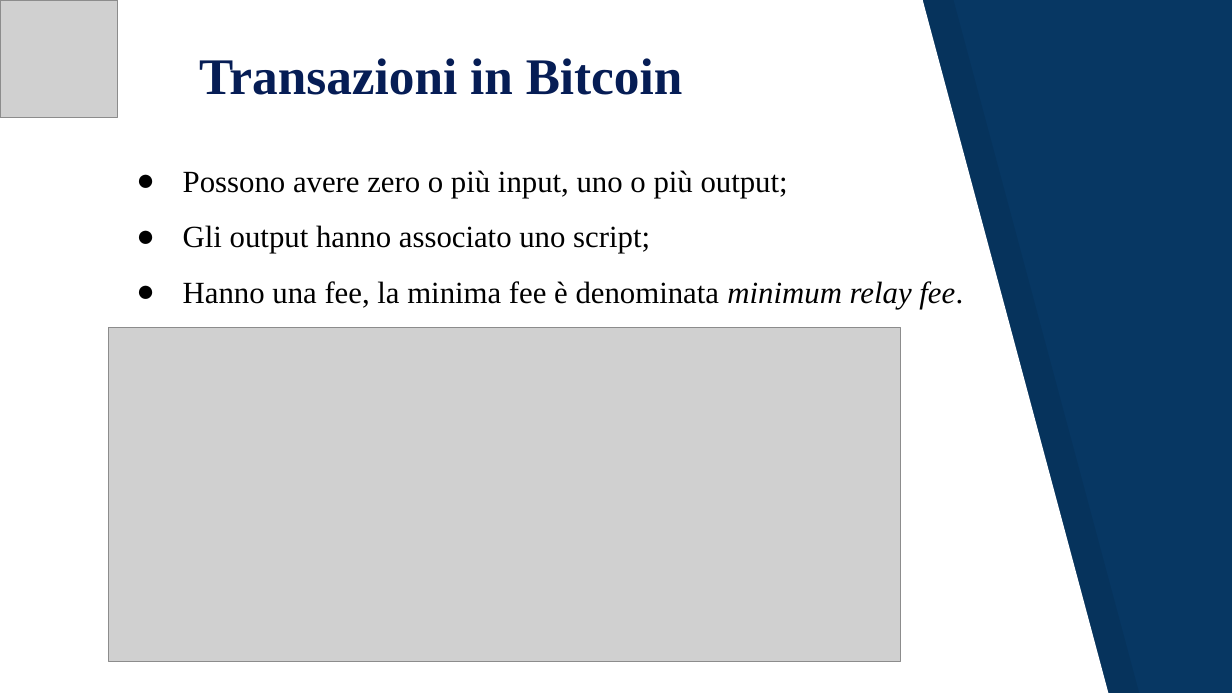
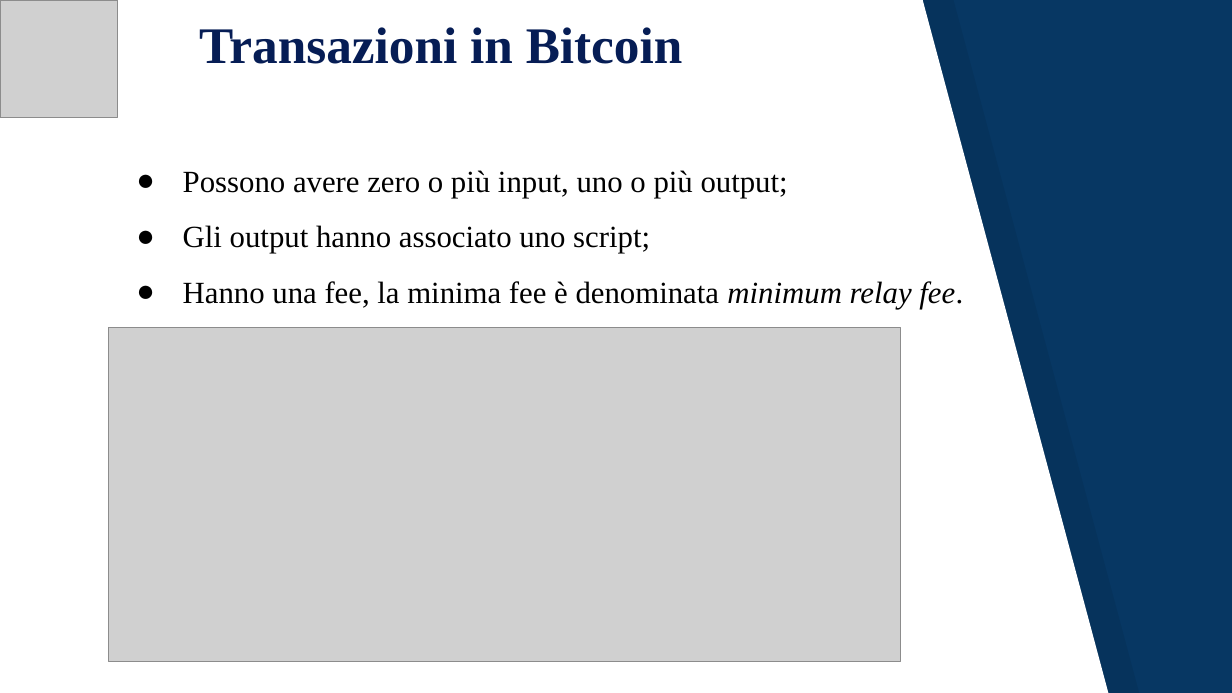
Before and after one commit to JacopoRaffi/Dust_Attack_Analysis, a slide deck: slide 3 of Dust Attack .pptx. Drawn at 1232x693 pixels with LibreOffice and Linux fonts; fonts in the diff are those of the drawing; grey boxes stand for pictures. Boxes give left, top, right and bottom in pixels: in the first picture for what was removed or moved away, otherwise in the second. Text is boxed around its words. In the diff, an @@ line names an element or a change of style, - is before the commit and + after.

```diff
--- a/Dust Attack .pptx
+++ b/Dust Attack .pptx
@@ title "Transazioni in Bitcoin": place and size @@
-title "Transazioni in Bitcoin" at box(199, 58, 683, 95)
+title "Transazioni in Bitcoin" at box(199, 27, 683, 64)
```
Also in this commit, not shown: 14 other slides changed, 3 slides added, 4 slides removed, 1 other file.
